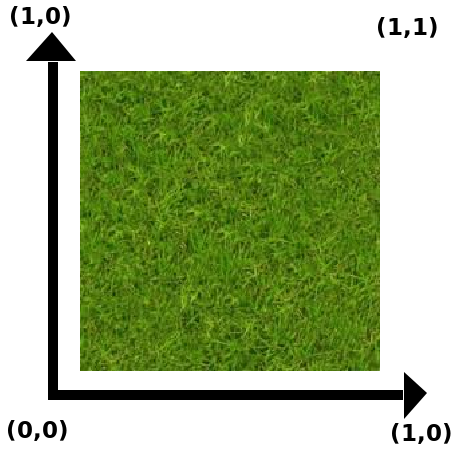
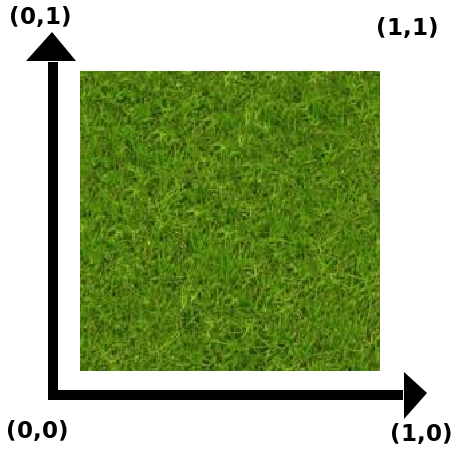
Two versions of the same layered image (461 x 453). Layer-by-layer changes:
renamed "(1,0)" to "(0,1)", painted on it over [21, 7, 60, 24]
